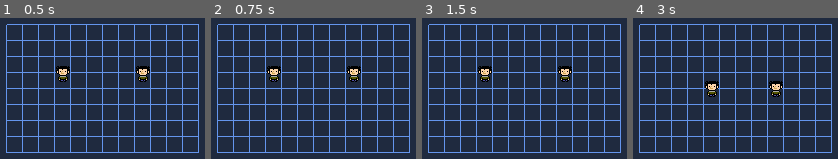
Above: before the commit, frames 1-4 (left to right).
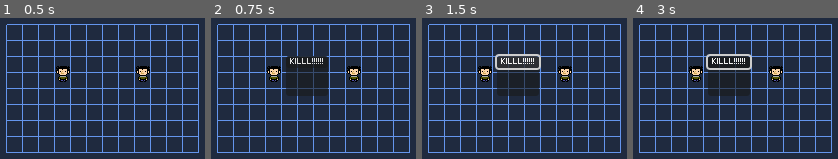
Above: after the commit, the same moments.

Repository: murumart/pubtest
Game: Godot game, scene res://scenes/rpg_battle/gregmovie/greg_movie_battle.tscn
The game is run twice, just before and just after one commit, with the same random seed, the same clock (stepped at 60 frames per second) and the same inputs. Before the commit the project has no main scene; this scene is started directly in both runs. The engine's default icon, where the game draws it, is replaced by a stand-in: a white triangle on a blue panel in a dark square.
Inputs (mouse positions are in pixels of both pictures, inside the frame that each line leads up to):
- Up to frame 1 (0.5 s): no input
- Up to frame 2 (0.75 s): click (274, 74) at 0.52 s
- Up to frame 3 (1.5 s): click (518, 61) at 1.25 s, where only the run after the commit has a clickable "KILLL!!!!!!"
- Up to frame 4 (3 s): tap Enter at 2 s; move the mouse to (788, 78) at 2.02 s; hold D (move_right) 2.03-2.78 s; click (788, 78) at 2.17 s; tap Space at 2.75 s; move the mouse to (688, 95) at 2.77 s; hold S (move_down) from 2.78 s (still down); click (688, 95) at 2.92 s

Frame 1 is identical in both runs. In frame 2, 2.2% of the frame differs, in the area x 36-58%, y 26-56%; in frame 3, 1.7%; in frame 4, 5.2%, in the area x 27-74%, y 25-57%.

Commit message:
this is mart. hello greg community

Diff:
--- a/project.godot
+++ b/project.godot
@@ -11,8 +11,13 @@
 [application]
 
 config/name="pubtest"
+run/main_scene="res://scenes/rpg_battle/gregmovie/greg_movie_battle.tscn"
 config/features=PackedStringArray("4.3", "GL Compatibility")
 config/icon="res://icon.svg"
+
+[editor_plugins]
+
+enabled=PackedStringArray("res://addons/bitmap_editor/plugin.cfg")
 
 [input]
 
--- /dev/null
+++ b/scenes/rpg_battle/gregmovie/actions/act.tres
@@ -0,0 +1,15 @@
+[gd_resource type="Resource" script_class="MGAction" load_steps=3 format=3 uid="uid://ypflcc7p085a"]
+
+[ext_resource type="Script" path="res://scenes/rpg_battle/gregmovie/comps/actions/action.gd" id="1_ncebv"]
+
+[sub_resource type="BitMap" id="BitMap_ry0ch"]
+data = {
+"data": PackedByteArray(122, 139, 175, 0),
+"size": Vector2i(5, 5)
+}
+
+[resource]
+script = ExtResource("1_ncebv")
+_time_cost = 10
+shape = SubResource("BitMap_ry0ch")
+shape_offset = Vector2i(0, 0)
--- a/scenes/rpg_battle/gregmovie/battle_manager.gd
+++ b/scenes/rpg_battle/gregmovie/battle_manager.gd
@@ -5,6 +5,8 @@
 
 var _action_queue := {}
 var _time := 0
+
+@onready var char_selection: MGCharSelection = $CharSelection
 
 
 func _ready() -> void:
@@ -74,3 +76,4 @@
 
 func select(mgchar: MGCharacter) -> void:
 	selected_actor = mgchar
+	char_selection.open(mgchar)
--- a/scenes/rpg_battle/gregmovie/char_selection.gd
+++ b/scenes/rpg_battle/gregmovie/char_selection.gd
@@ -1 +1,26 @@
 class_name MGCharSelection extends Control
+
+
+var character: MGCharacter
+
+
+func open(character: MGCharacter) -> void:
+	self.character = character
+	position = character.position + Vector2(36, -8)
+	show()
+	character.component_movement.set_process_unhandled_input(false)
+
+
+func close() -> void:
+	hide()
+	character.component_movement.set_process_unhandled_input(true)
+
+
+
+func _gui_input(event: InputEvent) -> void:
+	if event is InputEventMouseButton and event.button_index == MOUSE_BUTTON_RIGHT:
+		if $Tabs.current_tab == 0:
+			close()
+		else:
+			$Tabs.current_tab = 0
+		accept_event()
--- a/scenes/rpg_battle/gregmovie/comps/actions/action.gd
+++ b/scenes/rpg_battle/gregmovie/comps/actions/action.gd
@@ -4,6 +4,10 @@
 
 @export_storage var _bound_character: MGCharacter
 @export var _time_cost: int = 10
+
+
+@export var shape: BitMap
+@export var shape_offset: Vector2i
 
 
 func set_time_cost(to: int) -> MGAction:
--- /dev/null
+++ b/scenes/rpg_battle/gregmovie/comps/actions/node.gd
@@ -0,0 +1,8 @@
+extends Node2D
+
+
+func set_polygons(polygons: Array[PackedVector2Array]) -> void:
+	for i: int in polygons.size():
+		if i: get_child(0).duplicate()
+		get_child(i).get_child(0).polygon = polygons[i]
+		get_child(i).get_child(1).get_child(0).polygon = polygons[i]
--- /dev/null
+++ b/scenes/rpg_battle/gregmovie/comps/actions/node.tscn
@@ -0,0 +1,14 @@
+[gd_scene load_steps=2 format=3 uid="uid://cjvmtfxjfdw1u"]
+
+[ext_resource type="Script" path="res://scenes/rpg_battle/gregmovie/comps/actions/node.gd" id="1_m04en"]
+
+[node name="Action" type="Node2D"]
+script = ExtResource("1_m04en")
+
+[node name="Polygon" type="Node2D" parent="."]
+
+[node name="Polygon2D" type="Polygon2D" parent="Polygon"]
+
+[node name="Area2D" type="Area2D" parent="Polygon"]
+
+[node name="CollisionPolygon2D" type="CollisionPolygon2D" parent="Polygon/Area2D"]
--- a/scenes/rpg_battle/gregmovie/comps/character.gd
+++ b/scenes/rpg_battle/gregmovie/comps/character.gd
@@ -12,7 +12,7 @@
 
 var is_acting := false
 
-@export_group("Components")
+@export_group("Components", "component_")
 @export var component_mouse_select: MGCharacterMouseSelect
 @export var component_movement: MGMoveComponent
 @export_flags("Player Controlled") var _flags: int
--- a/scenes/rpg_battle/gregmovie/greg_movie_battle.tscn
+++ b/scenes/rpg_battle/gregmovie/greg_movie_battle.tscn
@@ -37,47 +37,67 @@
 theme = ExtResource("3_ukysc")
 script = ExtResource("4_kuqm3")
 
-[node name="PanelContainer" type="PanelContainer" parent="BattleManager/CharSelection"]
+[node name="Tabs" type="TabContainer" parent="BattleManager/CharSelection"]
 layout_mode = 0
 offset_right = 40.0
 offset_bottom = 40.0
+current_tab = 2
+tabs_visible = false
 
-[node name="VBoxContainer" type="VBoxContainer" parent="BattleManager/CharSelection/PanelContainer"]
+[node name="Main" type="VBoxContainer" parent="BattleManager/CharSelection/Tabs"]
+visible = false
 layout_mode = 2
+metadata/_tab_index = 0
 
-[node name="Label" type="Label" parent="BattleManager/CharSelection/PanelContainer/VBoxContainer"]
+[node name="Label" type="Label" parent="BattleManager/CharSelection/Tabs/Main"]
 layout_mode = 2
 size_flags_vertical = 0
 text = "Greg"
 horizontal_alignment = 1
 
-[node name="MainMenu" type="VBoxContainer" parent="BattleManager/CharSelection/PanelContainer/VBoxContainer"]
+[node name="MainMenu" type="VBoxContainer" parent="BattleManager/CharSelection/Tabs/Main"]
 layout_mode = 2
 theme_override_constants/separation = 1
 
-[node name="Button" type="Button" parent="BattleManager/CharSelection/PanelContainer/VBoxContainer/MainMenu"]
+[node name="Button" type="Button" parent="BattleManager/CharSelection/Tabs/Main/MainMenu"]
 layout_mode = 2
 text = "Info..."
 alignment = 0
 
-[node name="Button2" type="Button" parent="BattleManager/CharSelection/PanelContainer/VBoxContainer/MainMenu"]
-layout_mode = 2
-text = "Move..."
-alignment = 0
-
-[node name="Button3" type="Button" parent="BattleManager/CharSelection/PanelContainer/VBoxContainer/MainMenu"]
+[node name="Button3" type="Button" parent="BattleManager/CharSelection/Tabs/Main/MainMenu"]
 layout_mode = 2
 text = "Act..."
 alignment = 0
 
-[node name="MovingMenu" type="VBoxContainer" parent="BattleManager/CharSelection/PanelContainer/VBoxContainer"]
+[node name="MovingMenu" type="VBoxContainer" parent="BattleManager/CharSelection/Tabs/Main"]
 visible = false
 layout_mode = 2
 theme_override_constants/separation = 1
 
-[node name="Button" type="Button" parent="BattleManager/CharSelection/PanelContainer/VBoxContainer/MovingMenu"]
+[node name="Button" type="Button" parent="BattleManager/CharSelection/Tabs/Main/MovingMenu"]
 layout_mode = 2
-text = "leave"
+text = "sleave"
+
+[node name="Info" type="VBoxContainer" parent="BattleManager/CharSelection/Tabs"]
+visible = false
+layout_mode = 2
+metadata/_tab_index = 1
+
+[node name="Label" type="Label" parent="BattleManager/CharSelection/Tabs/Info"]
+layout_mode = 2
+size_flags_vertical = 3
+text = "name: greg
+ATK 1 DEF 1 SPD 1 GRG 1 RPG 1
+you should take a shower! and shave!"
+autowrap_mode = 2
+
+[node name="Attack" type="VBoxContainer" parent="BattleManager/CharSelection/Tabs"]
+layout_mode = 2
+metadata/_tab_index = 2
+
+[node name="Button" type="Button" parent="BattleManager/CharSelection/Tabs/Attack"]
+layout_mode = 2
+text = "KILLL!!!!!!"
 
 [node name="ActorGrid" type="Node2D" parent="."]
 position = Vector2(24, 18)
@@ -122,3 +142,6 @@
 [node name="Node" type="Node" parent="ActorGrid/MGCharacter2" node_paths=PackedStringArray("target")]
 script = ExtResource("10_45r10")
 target = NodePath("..")
+
+[connection signal="pressed" from="BattleManager/CharSelection/Tabs/Main/MainMenu/Button" to="BattleManager/CharSelection/Tabs" method="set_current_tab" binds= [1]]
+[connection signal="pressed" from="BattleManager/CharSelection/Tabs/Main/MainMenu/Button3" to="BattleManager/CharSelection/Tabs" method="set_current_tab" binds= [2]]
--- a/util/screen_settings.gd
+++ b/util/screen_settings.gd
@@ -1,5 +1,5 @@
 @tool
-@icon("res://icon.svg")
+@icon("res://scenes/rpg_battle/gregmovie/art/spr_greg_overworld.png")
 class_name ScreenSettings extends Node2D
 
 @export var window_size := Vector2(1920, 1080)
Not shown, added: addons/bitmap_editor/editor.gd
Not shown, added: addons/bitmap_editor/editor.tscn
Not shown, added: addons/bitmap_editor/editor_texture.gd
Not shown, added: addons/bitmap_editor/inspector_plugin.gd
Not shown, added: addons/bitmap_editor/plugin.cfg
Not shown, added: addons/bitmap_editor/plugin.gd
Not shown, added: screenshots/.gdignore
Binary file added: screenshots/screenshot.png
Not shown, added: LICENSE
Not shown, changed: README.md
Not shown, added: addons/bitmap_editor/LICENSE
